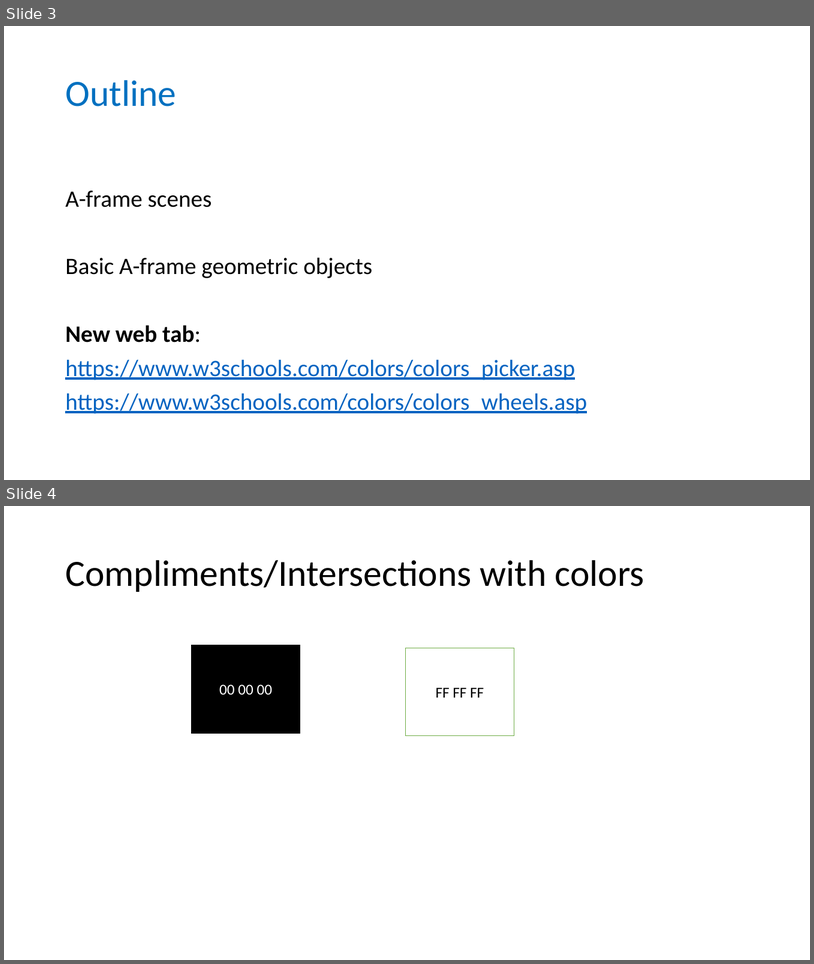
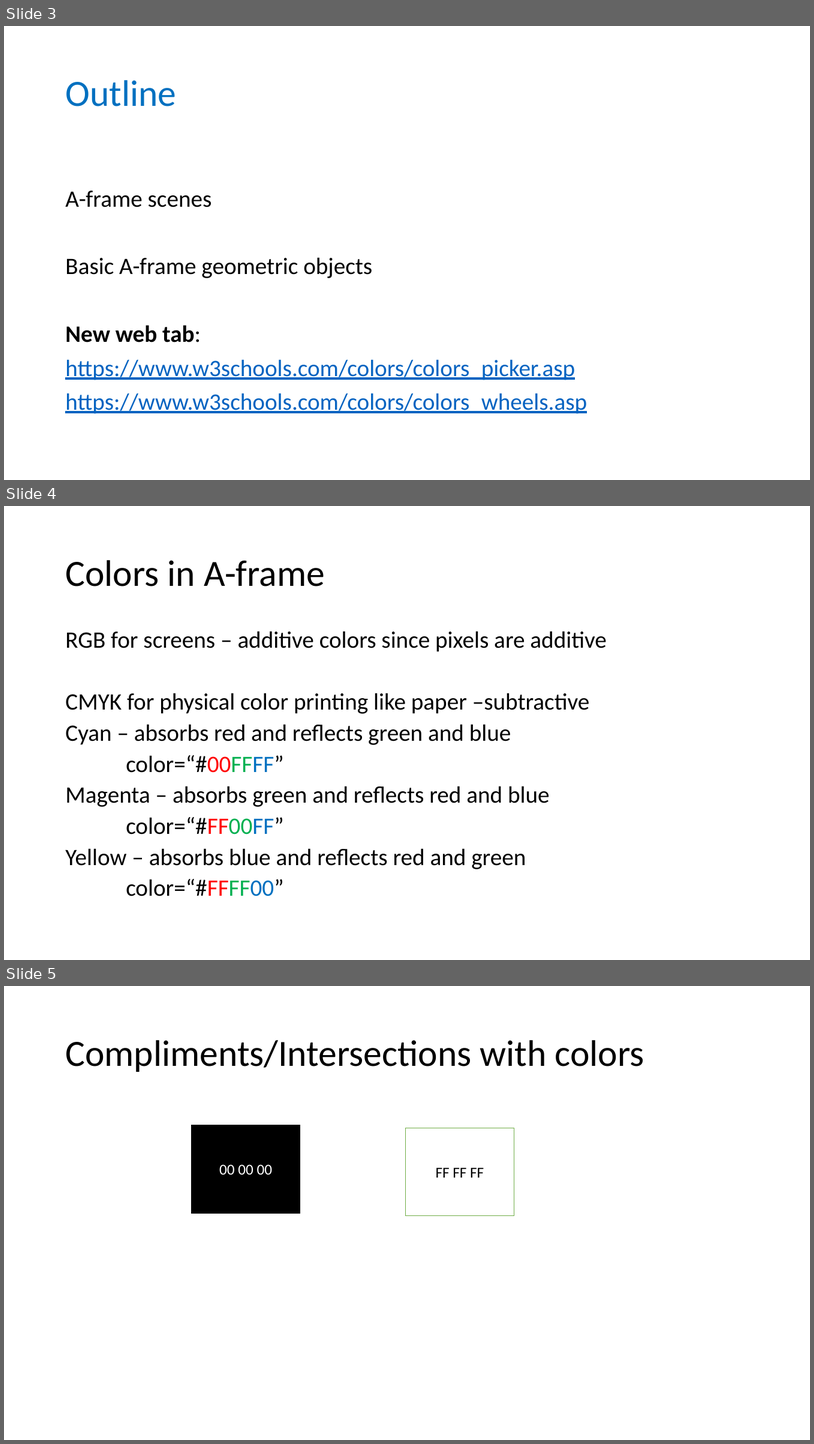
Before and after one commit to wonder-phil/UEMCON-2025, a slide deck: p03/A-frame-Boolean-operations.pptx. Shown one above the other, each under a label of ours: slides 3 and 4 before the commit, slides 3, 4 and 5 after it. The pictures are 814x964 and 814x1444 pixels, drawn with LibreOffice and Linux fonts; fonts in the diff are those of the drawing. Boxes give left, top, right and bottom in pixels: in the first picture for what was removed or moved away, otherwise in the second. Text is boxed around its words. In the diff, an @@ line names an element or a change of style, - is before the commit and + after.

```diff
--- a/p03/A-frame-Boolean-operations.pptx
+++ b/p03/A-frame-Boolean-operations.pptx
@@ slide 4 added at (x1=4, y1=506, x2=810, y2=960), background #FFFFFF @@
@@ title added at (x1=65, y1=560, x2=325, y2=586), 44 pt, text #000000 @@
+Colors in A-frame
@@ text added at (x1=65, y1=631, x2=606, y2=896), 28 pt, text #000000 @@
+RGB for screens – additive colors since pixels are additive
+CMYK for physical color printing like paper –subtractive
+Cyan – absorbs red and reflects green and blue
+color=“#00FFFF”
+Magenta – absorbs green and reflects red and blue
+color=“#FF00FF”
+Yellow – absorbs blue and reflects red and green
+color=“#FFFF00”
@@ what was slide 4 is now slide 5 @@
```
Also in this commit, not shown: 1 slide changed, 20 other files.
